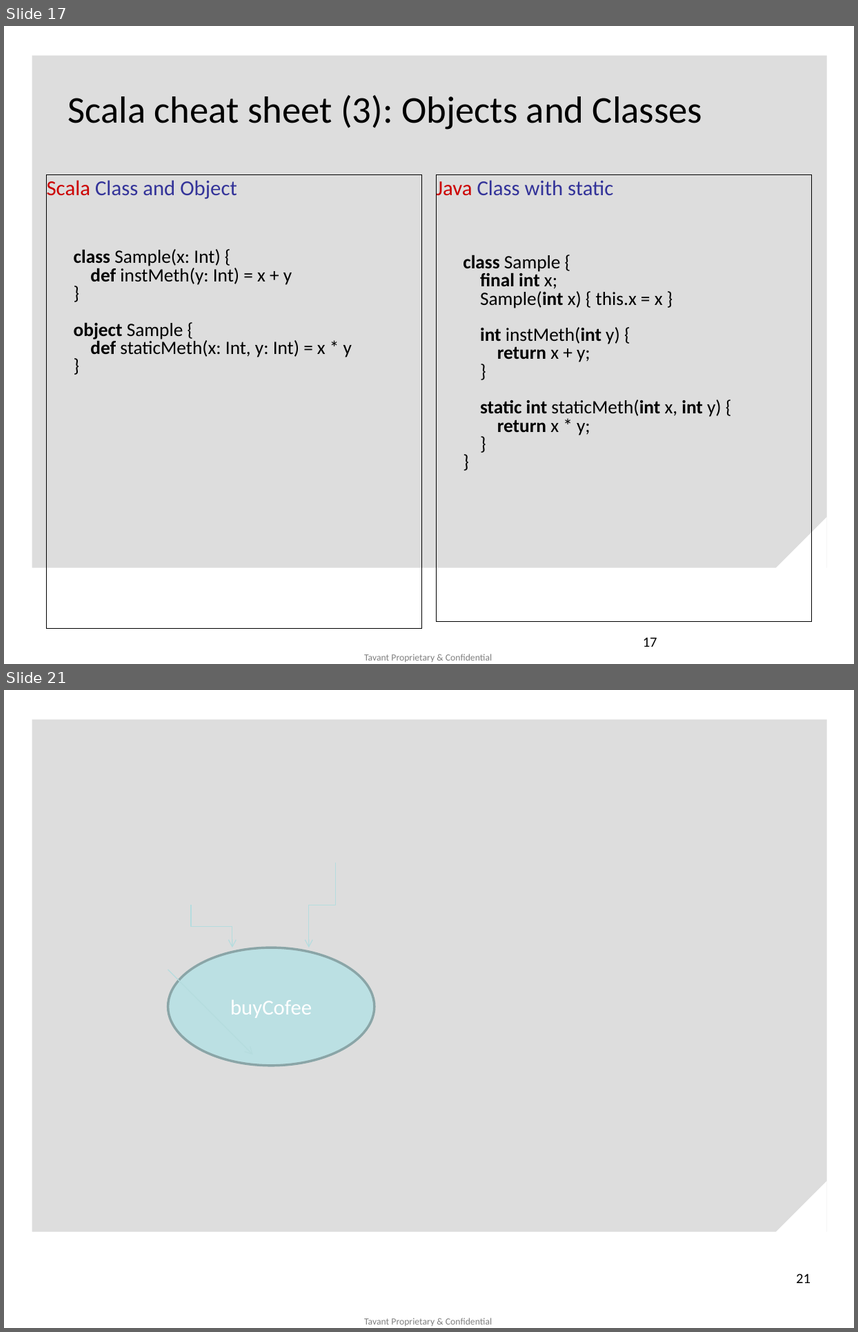
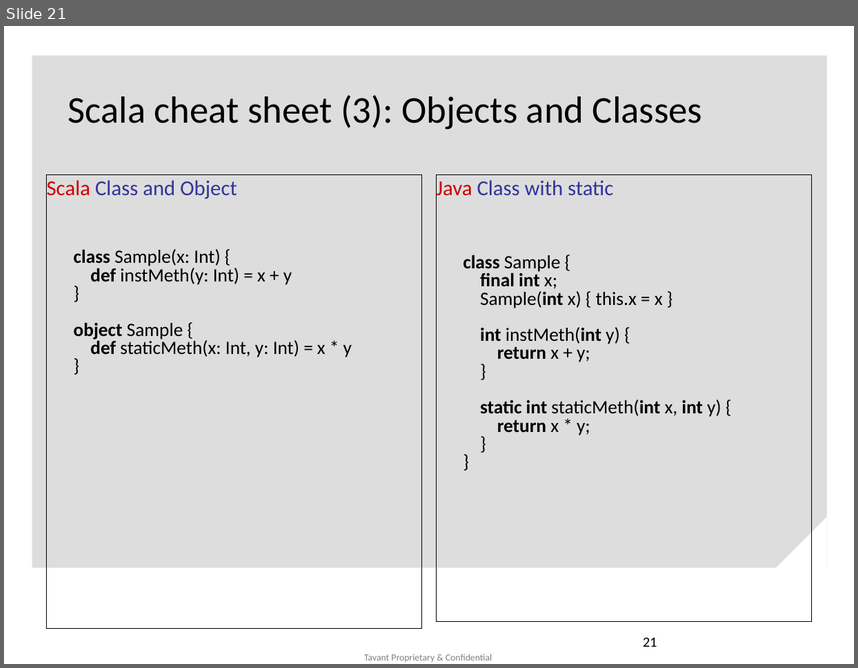
Before and after one commit to jkmishra/scalatest, a slide deck: Why Scala (1).pptx. Shown one above the other, each under a label of ours: slides 17 and 21 before the commit, slide 21 after it; the slides between them are not shown. The pictures are 858x1332 and 858x668 pixels, drawn with LibreOffice and Linux fonts; fonts in the diff are those of the drawing; background and template pictures are left out. Boxes give left, top, right and bottom in pixels: in the first picture for what was removed or moved away, otherwise in the second. Text is boxed around its words. In the diff, an @@ line names an element or a change of style, - is before the commit and + after.

```diff
--- a/Why Scala (1).pptx
+++ b/Why Scala (1).pptx
@@ slide 21 removed at bbox=[4, 690, 854, 1328], background #FFFFFF; not listed: 3 template elements that a slide beside it also shows @@
@@ elbow arrow removed from (335, 862) to (309, 947) @@
@@ elbow arrow removed from (191, 905) to (232, 947) @@
@@ ellipse removed at bbox=[168, 947, 375, 1066] @@
-buyCofee
@@ arrow removed from (168, 969) to (253, 1055) @@
@@ page number removed at bbox=[796, 1273, 811, 1283] @@
-21
@@ what was slide 17 is now slide 21 @@
@@ page number at bbox=[643, 637, 657, 646]: text changed @@
-17
+21
```
Also in this commit, not shown: 1 slide changed, 4 slides added, 4 other slides removed, 9 other files.
